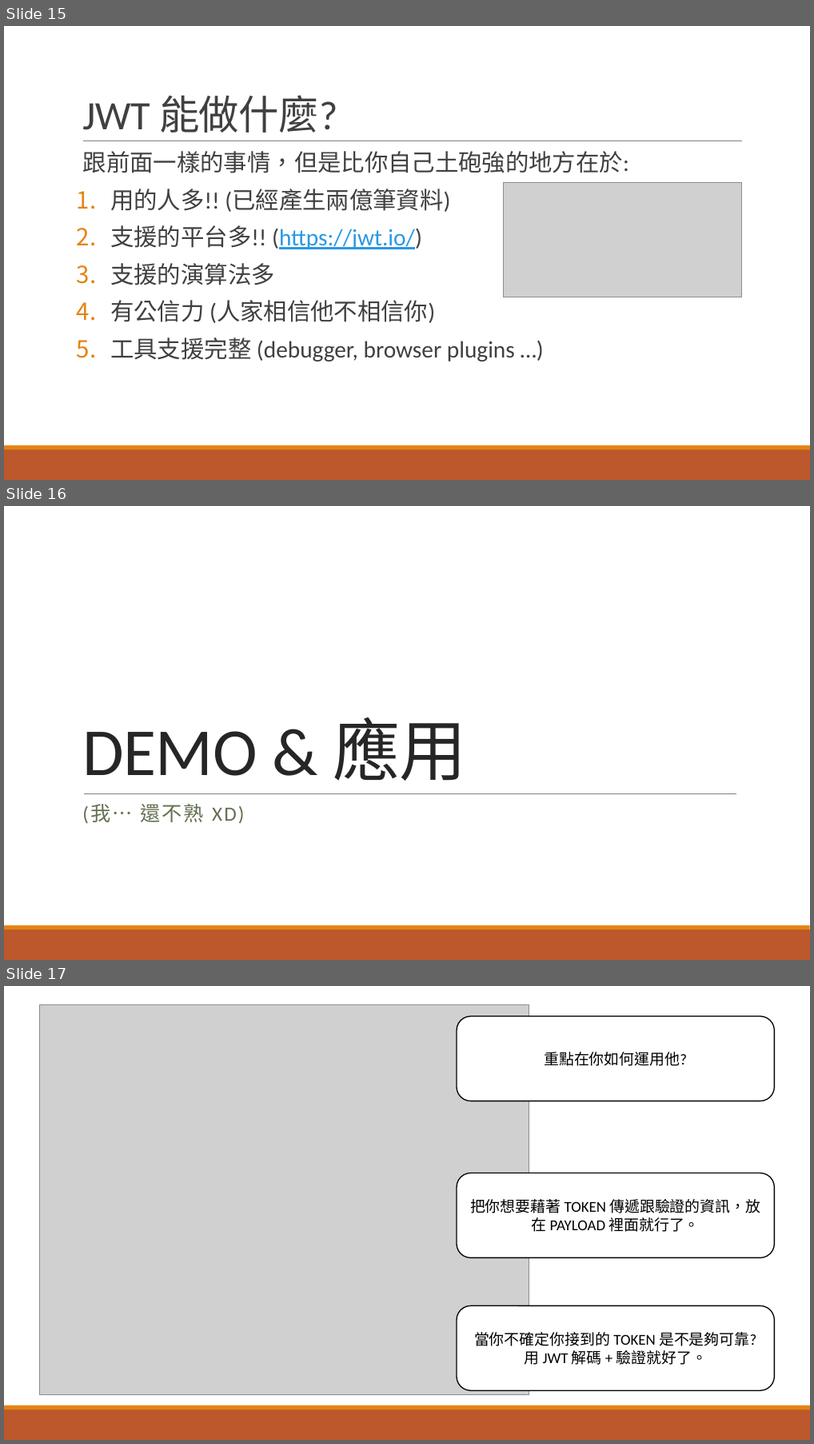
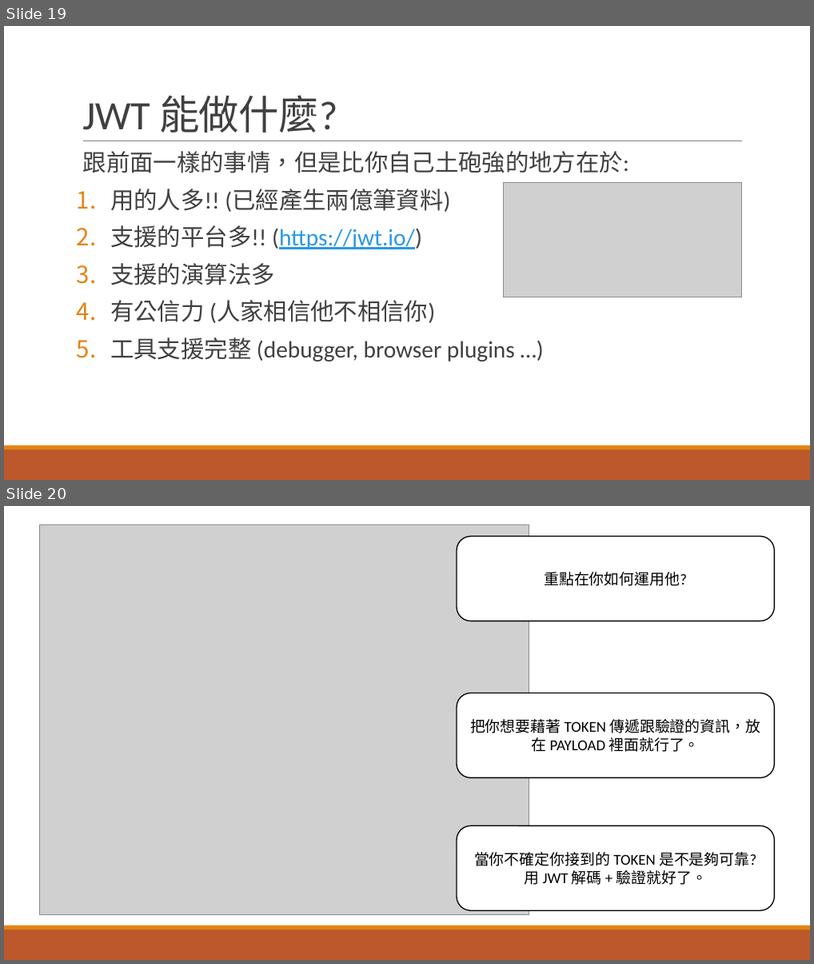
Before and after one commit to andrew0928/MeetUp.ApiTokenDemo, a slide deck: APITOKEN-DEMO.pptx. Shown one above the other, each under a label of ours: slides 15, 16 and 17 before the commit, slides 19 and 20 after it. The pictures are 814x1444 and 814x964 pixels, drawn with LibreOffice and Linux fonts; fonts in the diff are those of the drawing; grey boxes stand for pictures. Boxes give left, top, right and bottom in pixels: in the first picture for what was removed or moved away, otherwise in the second. Text is boxed around its words. In the diff, an @@ line names an element or a change of style, - is before the commit and + after.

```diff
--- a/APITOKEN-DEMO.pptx
+++ b/APITOKEN-DEMO.pptx
@@ slide 16 removed at <box>4,506,810,960</box>, background #FFFFFF; not listed: 2 template elements that a slide beside it also shows @@
@@ title removed at <box>82,717,466,780</box> @@
-DEMO & 應用
@@ line removed from (84, 793) to (738, 793) @@
@@ text removed at <box>82,804,244,824</box> @@
-(我… 還不熟 XD)
@@ what was slide 15 is now slide 19 @@
@@ what was slide 17 is now slide 20 @@
```
Also in this commit, not shown: 7 slides changed, 4 slides added, 13 other files.
